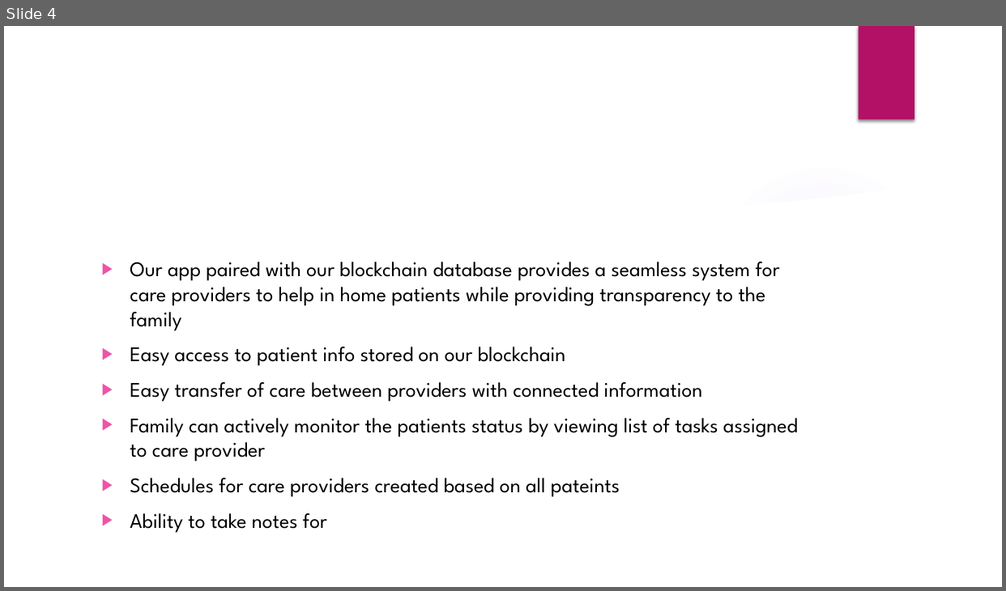
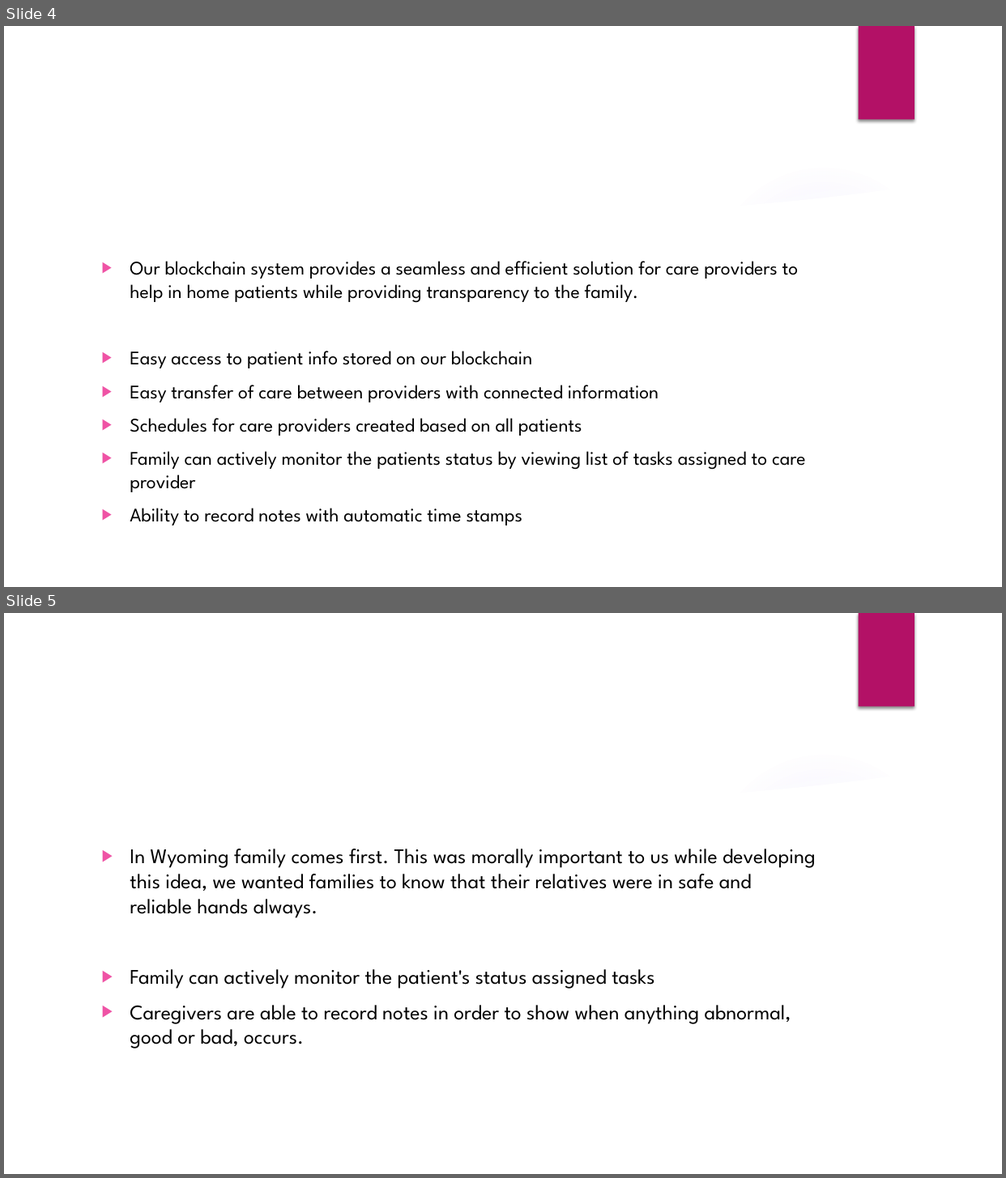
Before and after one commit to JSchuch2/AlwaysCaring, a slide deck: Presentation/AlwaysCaring.pptx. Shown one above the other, each under a label of ours: slide 4 before the commit, slides 4 and 5 after it. The pictures are 1006x591 and 1006x1178 pixels, drawn with LibreOffice and Linux fonts; fonts in the diff are those of the drawing; background and template pictures are left out. Boxes give left, top, right and bottom in pixels: in the first picture for what was removed or moved away, otherwise in the second. Text is boxed around its words. In the diff, an @@ line names an element or a change of style, - is before the commit and + after.

```diff
--- a/Presentation/AlwaysCaring.pptx
+++ b/Presentation/AlwaysCaring.pptx
@@ slide 5 added at (4, 613, 1002, 1174), background picture (left out); not listed: 1 template element that a slide beside it also shows @@
@@ rectangle added at (859, 613, 914, 707), fill #B31166 @@
@@ title added at (95, 650, 828, 765), 42 pt, text #FFFFFF @@
+Product
@@ freeform shape added at (718, 733, 1002, 800), fill #FFFFFF at 20% opacity @@
@@ freeform shape added at (4, 757, 1002, 1174), fill #FFFFFF @@
@@ text added at (130, 849, 816, 1049), 20 pt, text #000000 @@
+▶ In Wyoming family comes first. This was morally important to us while developing this idea, we wanted families to know that their relatives were in safe and reliable hands always.
+▶ Family can actively monitor the patient's status assigned tasks
+▶ Caregivers are able to record notes in order to show when anything abnormal, good or bad, occurs.
@@ slide 4 changed as well @@
@@ text at (130, 261, 799, 303): text changed; size 20 to 18.5 pt @@
-▶ Our app paired with our blockchain database provides a seamless system for care providers to help in home patients while providing transparency to the family
+▶ Our blockchain system provides a seamless and efficient solution for care providers to help in home patients while providing transparency to the family.
@@ text at (130, 351, 806, 493): size 20 to 18.5 pt in "Easy access to patient info stored on ...", "Easy transfer of care between providers with ...", "Family can actively monitor the patients status ..." @@
@@ text at (130, 418, 582, 436): paragraph added @@
+▶ Schedules for care providers created based on all patients
@@ text at (130, 508, 522, 526): text changed; size 20 to 18.5 pt @@
-▶ Schedules for care providers created based on all pateints
-▶ Ability to take notes for
+▶ Ability to record notes with automatic time stamps
```
Also in this commit, not shown: 7 other slides changed, 2 slides removed.
